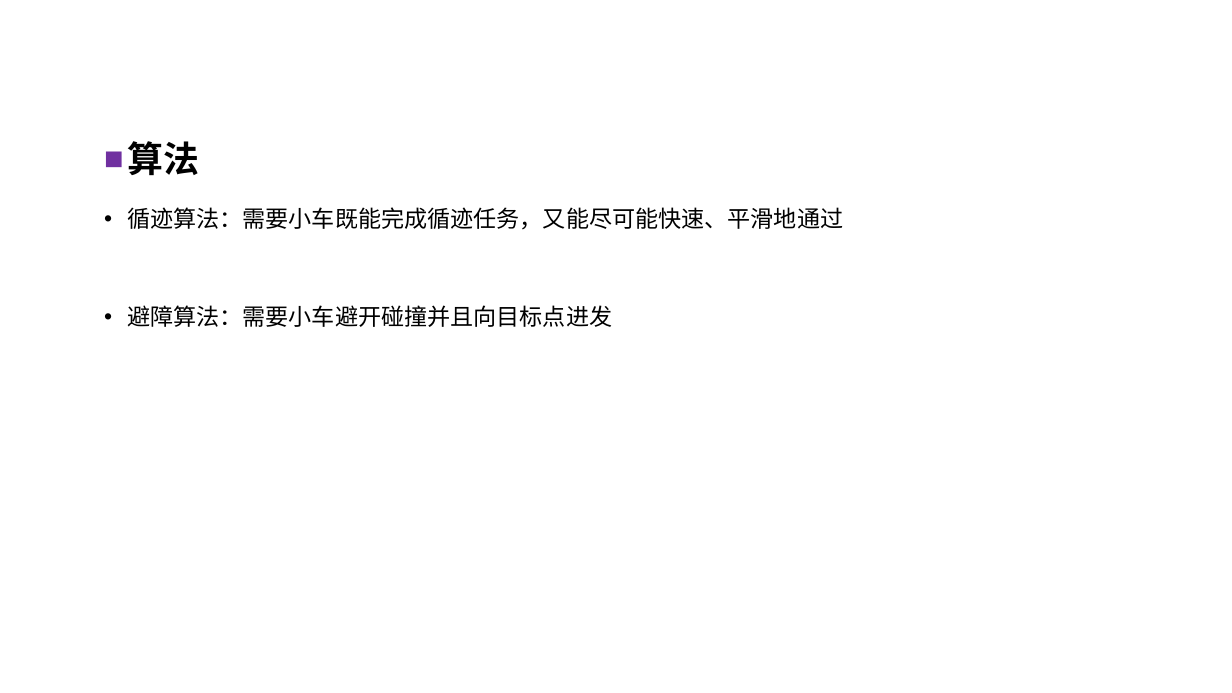
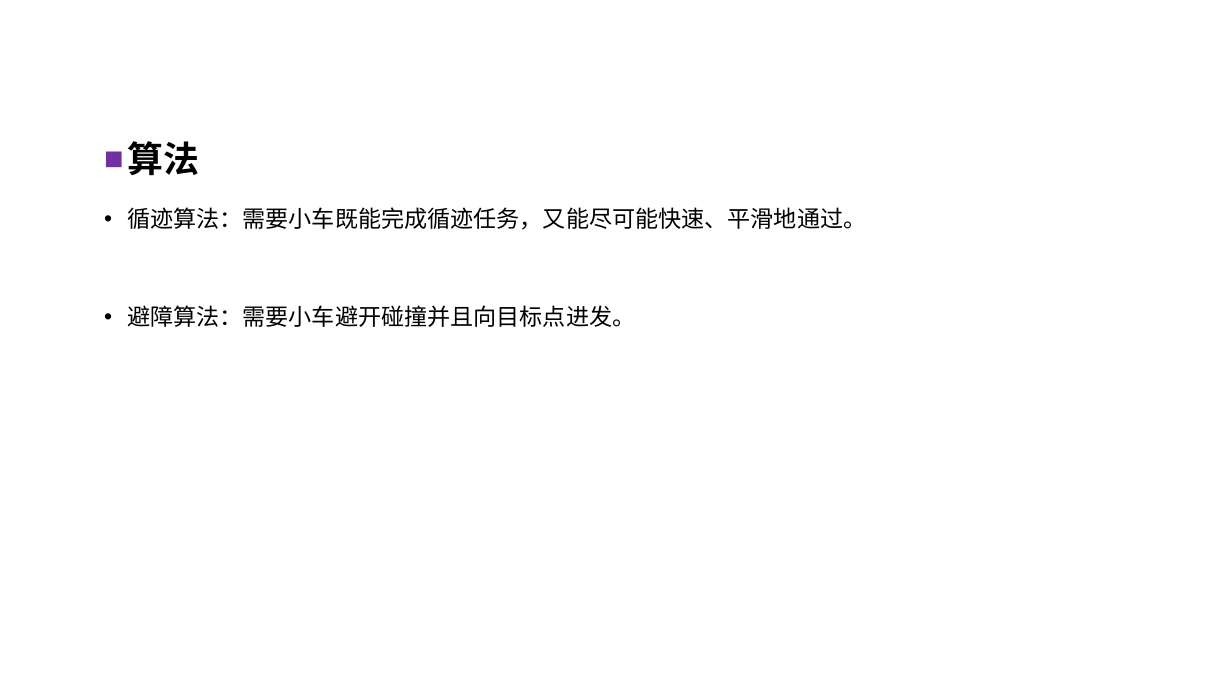
Before and after one commit to QiuYi111/AutonomousCar-, a slide deck: slide 14 of LiteratureReview/ppt/自主移动车原型设计.pptx. Drawn at 1232x693 pixels with LibreOffice and Linux fonts; fonts in the diff are those of the drawing; background and template pictures are left out. Boxes give left, top, right and bottom in pixels: in the first picture for what was removed or moved away, otherwise in the second. Text is boxed around its words. In the diff, an @@ line names an element or a change of style, - is before the commit and + after.

```diff
--- a/LiteratureReview/ppt/自主移动车原型设计.pptx
+++ b/LiteratureReview/ppt/自主移动车原型设计.pptx
@@ text at bbox=[127, 207, 866, 327]: text changed @@
-• 循迹算法：需要小车既能完成循迹任务，又能尽可能快速、平滑地通过
-• 避障算法：需要小车避开碰撞并且向目标点进发
+• 循迹算法：需要小车既能完成循迹任务，又能尽可能快速、平滑地通过。
+• 避障算法：需要小车避开碰撞并且向目标点进发。
```
Also in this commit, not shown: 25 other slides changed, 3 slides added, 3 slides removed, 1 other file.
